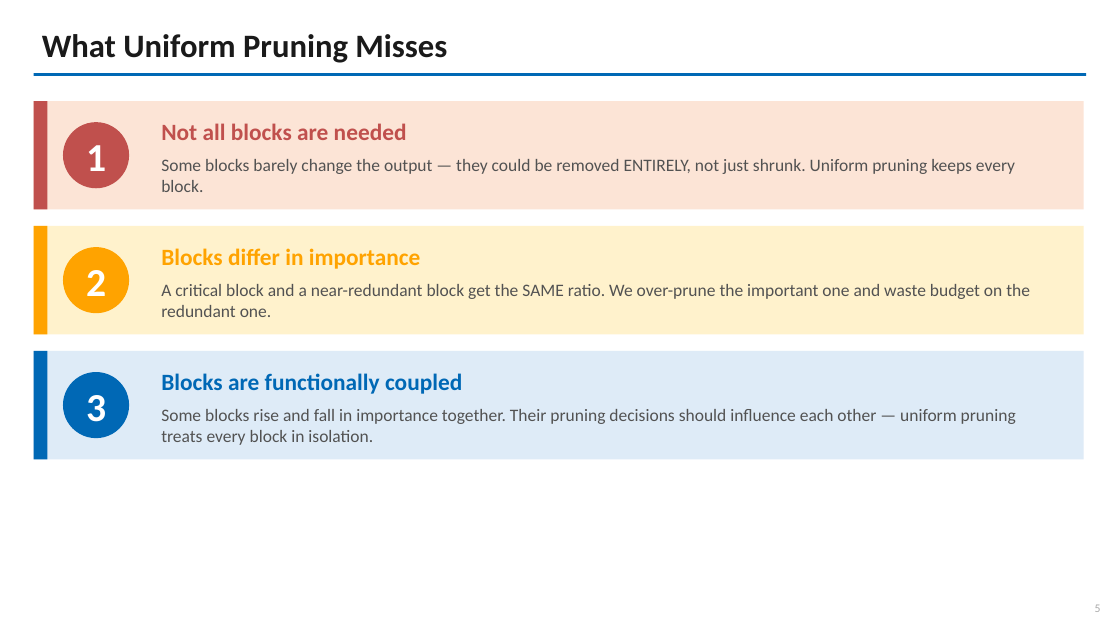
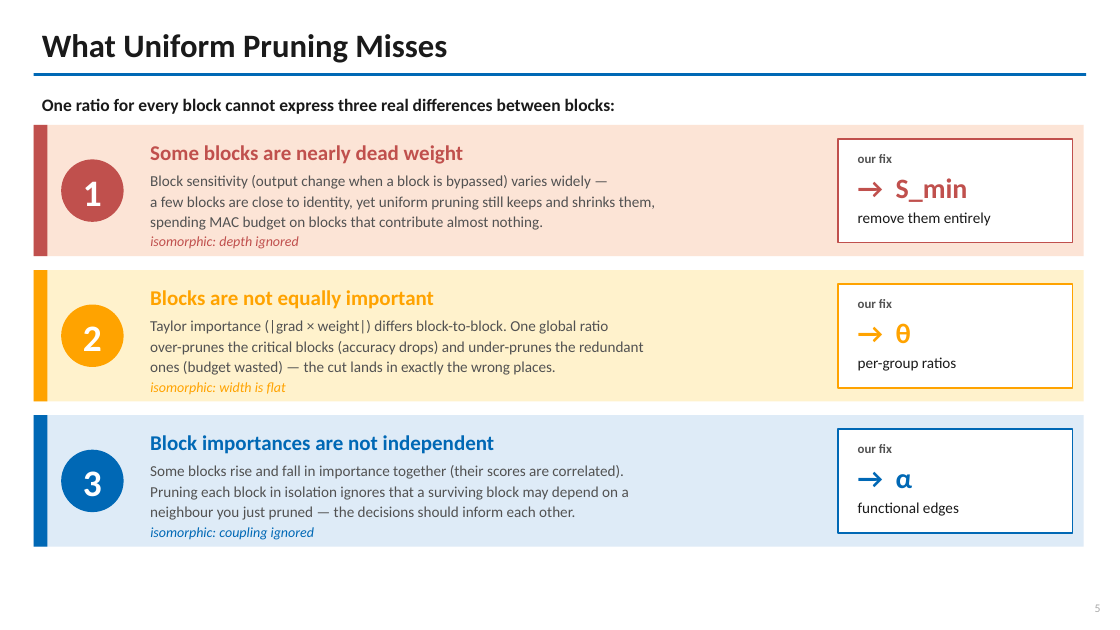
Before and after one commit to shahrzadesmat/HyperGraph, a slide deck: slide 6 of hypergraph_slides.pptx. Drawn at 1120x630 pixels with LibreOffice and Linux fonts; fonts in the diff are those of the drawing. Boxes give left, top, right and bottom in pixels: in the first picture for what was removed or moved away, otherwise in the second. Text is boxed around its words. In the diff, an @@ line names an element or a change of style, - is before the commit and + after.

```diff
--- a/hypergraph_slides.pptx
+++ b/hypergraph_slides.pptx
@@ text added at (x1=42, y1=98, x2=615, y2=114), 15 pt, text #1A1A1A, bold @@
+One ratio for every block cannot express three real differences between blocks:
@@ rectangle resized from (x1=34, y1=101, x2=1084, y2=209) to (x1=34, y1=125, x2=1084, y2=256) @@
@@ rectangle resized from (x1=34, y1=101, x2=47, y2=209) to (x1=34, y1=125, x2=47, y2=256) @@
@@ text added at (x1=150, y1=145, x2=655, y2=230), 13 pt, text #525252 @@
+Some blocks are nearly dead weight
+Block sensitivity (output change when a block is bypassed) varies widely —
+a few blocks are close to identity, yet uniform pruning still keeps and shrinks them,
+spending MAC budget on blocks that contribute almost nothing.
@@ text removed at (x1=161, y1=123, x2=1015, y2=192) @@
-Not all blocks are needed
-Some blocks barely change the output — they could be removed ENTIRELY, not just shrunk. Uniform pruning keeps every block.
@@ rectangle added at (x1=839, y1=139, x2=1073, y2=243), fill #FFFFFF, outline #C0504D 1.5 pt @@
@@ text "1" moved from (x1=86, y1=145, x2=106, y2=171) to (x1=83, y1=181, x2=102, y2=206) @@
@@ ellipse resized from (x1=63, y1=122, x2=129, y2=188) to (x1=61, y1=160, x2=124, y2=222) @@
@@ text added at (x1=858, y1=154, x2=991, y2=226), 13 pt, text #1A1A1A @@
+our fix
+→ S_min
+remove them entirely
@@ text added at (x1=150, y1=236, x2=298, y2=249), 12 pt, text #C0504D, italic @@
+isomorphic: depth ignored
@@ text removed at (x1=161, y1=248, x2=1030, y2=317) @@
-Blocks differ in importance
-A critical block and a near-redundant block get the SAME ratio. We over-prune the important one and waste budget on the redundant one.
@@ rectangle resized from (x1=34, y1=226, x2=1084, y2=334) to (x1=34, y1=271, x2=1084, y2=402) @@
@@ rectangle resized from (x1=34, y1=226, x2=47, y2=334) to (x1=34, y1=271, x2=47, y2=402) @@
@@ text added at (x1=150, y1=290, x2=644, y2=375), 13 pt, text #525252 @@
+Blocks are not equally important
+Taylor importance (|grad × weight|) differs block-to-block. One global ratio
+over-prunes the critical blocks (accuracy drops) and under-prunes the redundant
+ones (budget wasted) — the cut lands in exactly the wrong places.
@@ rectangle added at (x1=839, y1=284, x2=1073, y2=388), fill #FFFFFF, outline #FFA300 1.5 pt @@
@@ text added at (x1=858, y1=299, x2=956, y2=371), 13 pt, text #1A1A1A @@
+our fix
+→ θ
+per-group ratios
@@ text "2" moved from (x1=86, y1=270, x2=106, y2=296) to (x1=83, y1=326, x2=102, y2=351) @@
@@ ellipse resized from (x1=63, y1=247, x2=129, y2=313) to (x1=61, y1=305, x2=124, y2=367) @@
@@ text added at (x1=150, y1=382, x2=286, y2=394), 12 pt, text #FFA300, italic @@
+isomorphic: width is flat
@@ text removed at (x1=161, y1=373, x2=1016, y2=445) @@
-Blocks are functionally coupled
-Some blocks rise and fall in importance together. Their pruning decisions should influence each other — uniform pruning treats every block in isolation.
@@ rectangle resized from (x1=34, y1=351, x2=1084, y2=460) to (x1=34, y1=415, x2=1084, y2=546) @@
@@ rectangle resized from (x1=34, y1=351, x2=47, y2=460) to (x1=34, y1=415, x2=47, y2=546) @@
@@ text added at (x1=150, y1=435, x2=629, y2=520), 13 pt, text #525252 @@
+Block importances are not independent
+Some blocks rise and fall in importance together (their scores are correlated).
+Pruning each block in isolation ignores that a surviving block may depend on a
+neighbour you just pruned — the decisions should inform each other.
@@ rectangle added at (x1=839, y1=429, x2=1073, y2=534), fill #FFFFFF, outline #0068B5 1.5 pt @@
@@ text added at (x1=858, y1=444, x2=959, y2=516), 13 pt, text #1A1A1A @@
+our fix
+→ α
+functional edges
@@ size 34 to 32 pt in 3 elements at (x1=83, y1=181, x2=102, y2=206), (x1=83, y1=326, x2=102, y2=351), (x1=83, y1=471, x2=102, y2=497) @@
@@ text "3" moved from (x1=86, y1=395, x2=106, y2=422) to (x1=83, y1=471, x2=102, y2=497) @@
@@ ellipse resized from (x1=63, y1=372, x2=129, y2=439) to (x1=61, y1=450, x2=124, y2=512) @@
@@ text added at (x1=150, y1=527, x2=314, y2=540), 12 pt, text #0068B5, italic @@
+isomorphic: coupling ignored
```
Also in this commit, not shown: 2 other files.
